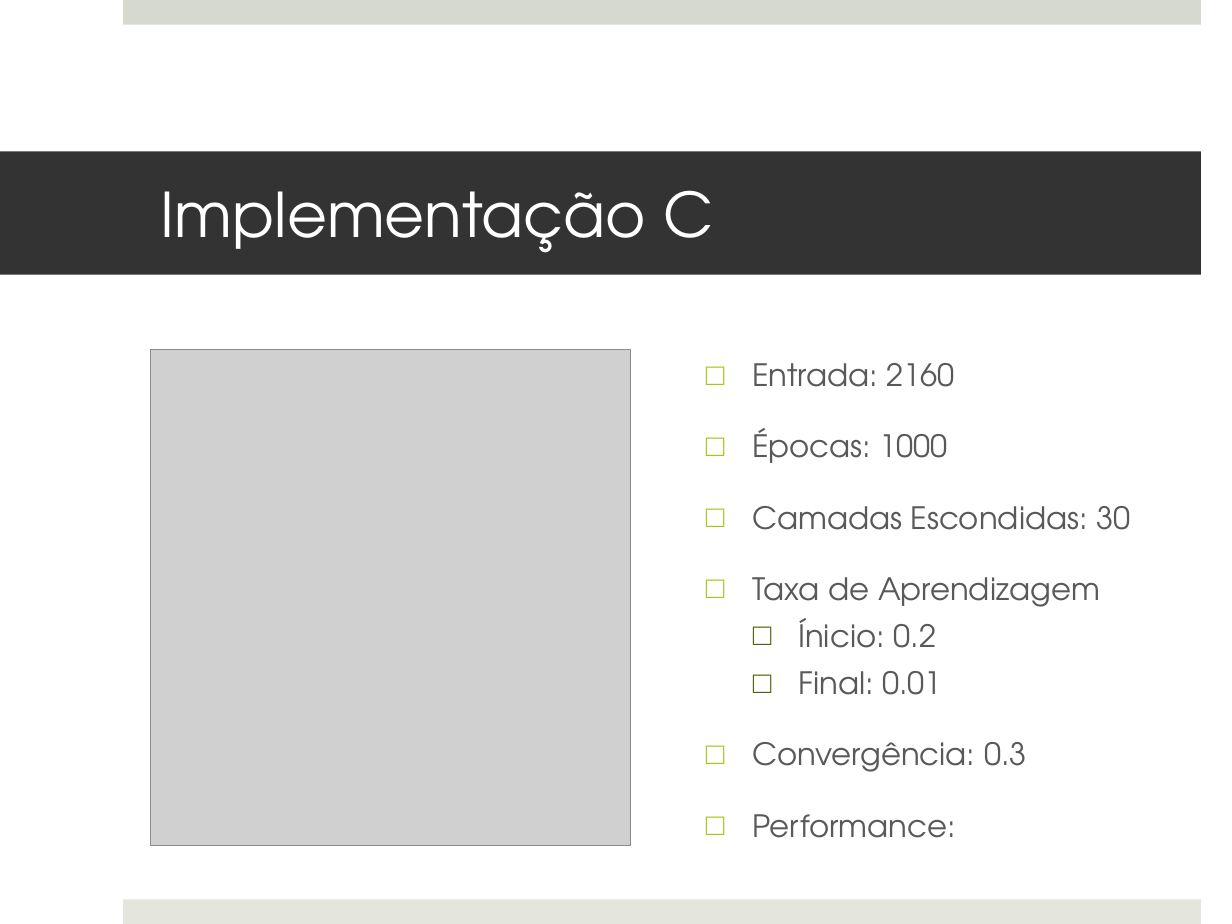
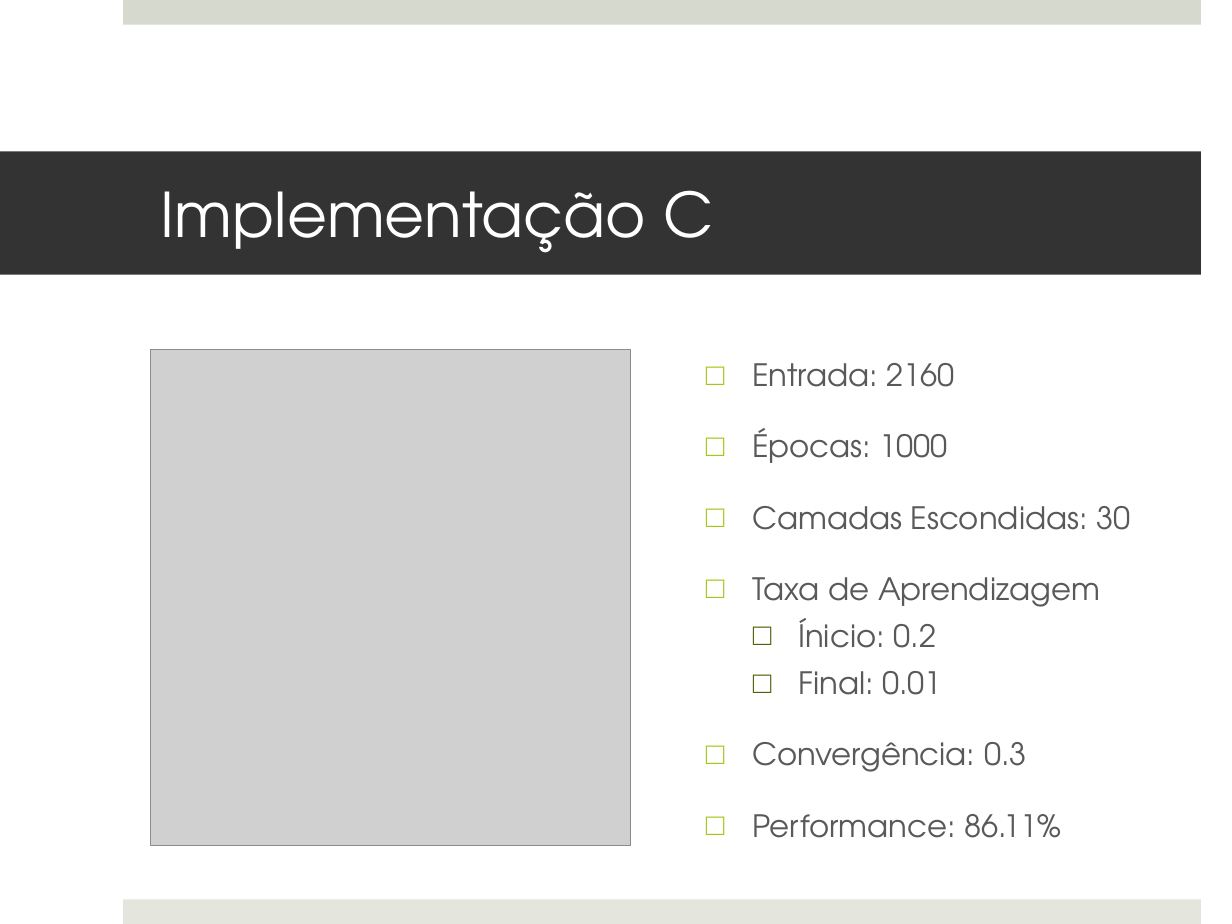
Before and after one commit to MarioBajr/Redes-Neurais, a slide deck: slide 11 of projeto PI.pptx. Drawn at 1232x924 pixels with LibreOffice and Linux fonts; fonts in the diff are those of the drawing; grey boxes stand for pictures. Boxes give left, top, right and bottom in pixels: in the first picture for what was removed or moved away, otherwise in the second. Text is boxed around its words. In the diff, an @@ line names an element or a change of style, - is before the commit and + after.

Commit message:
[Presentation] adding lvq C performance, change some images

```diff
--- a/projeto PI.pptx
+++ b/projeto PI.pptx
@@ text at <box>752,814,1062,838</box>: text changed @@
-□ Performance:
+□ Performance: 86.11%
```
Also in this commit, not shown: 1 other slide changed, 5 other files.
